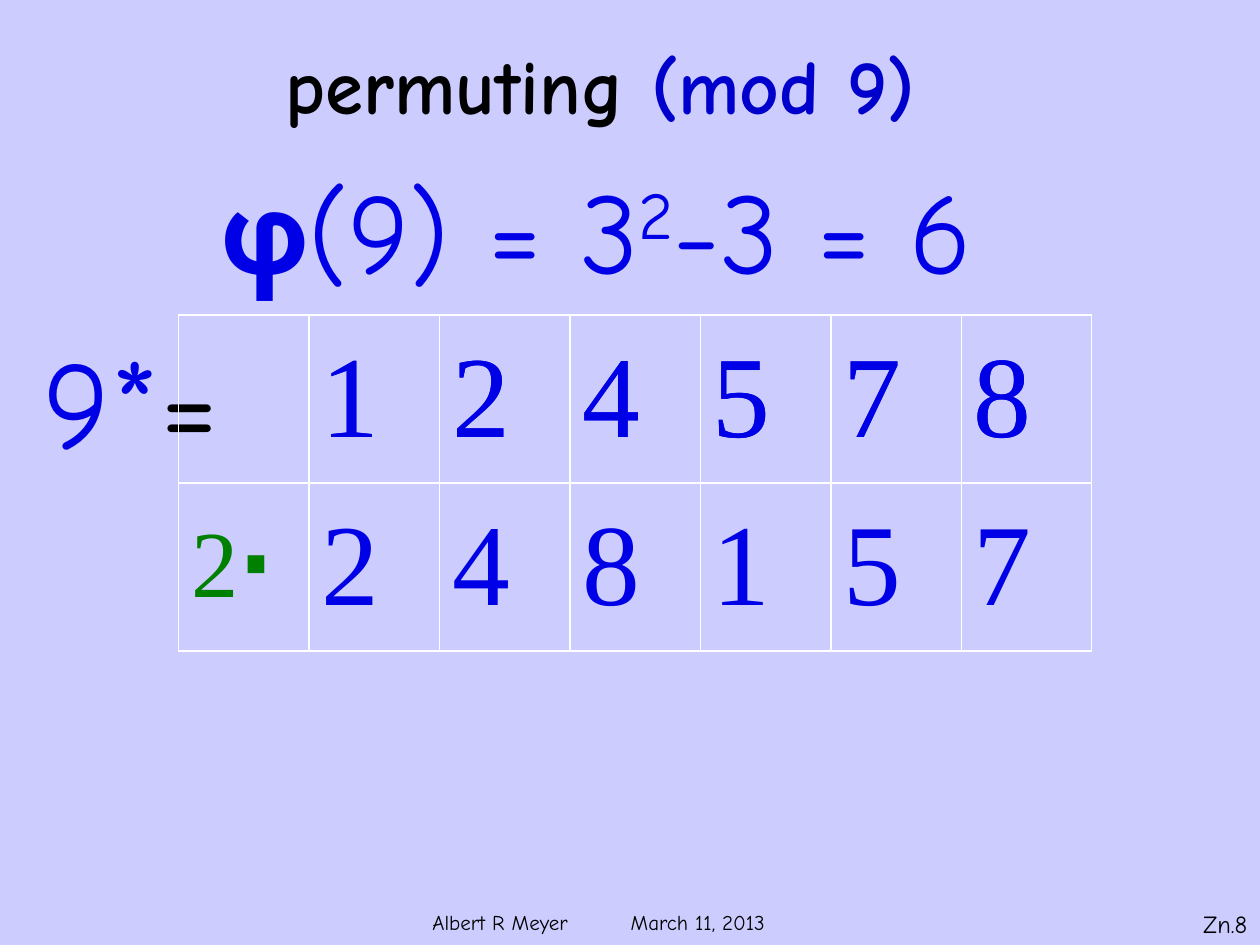
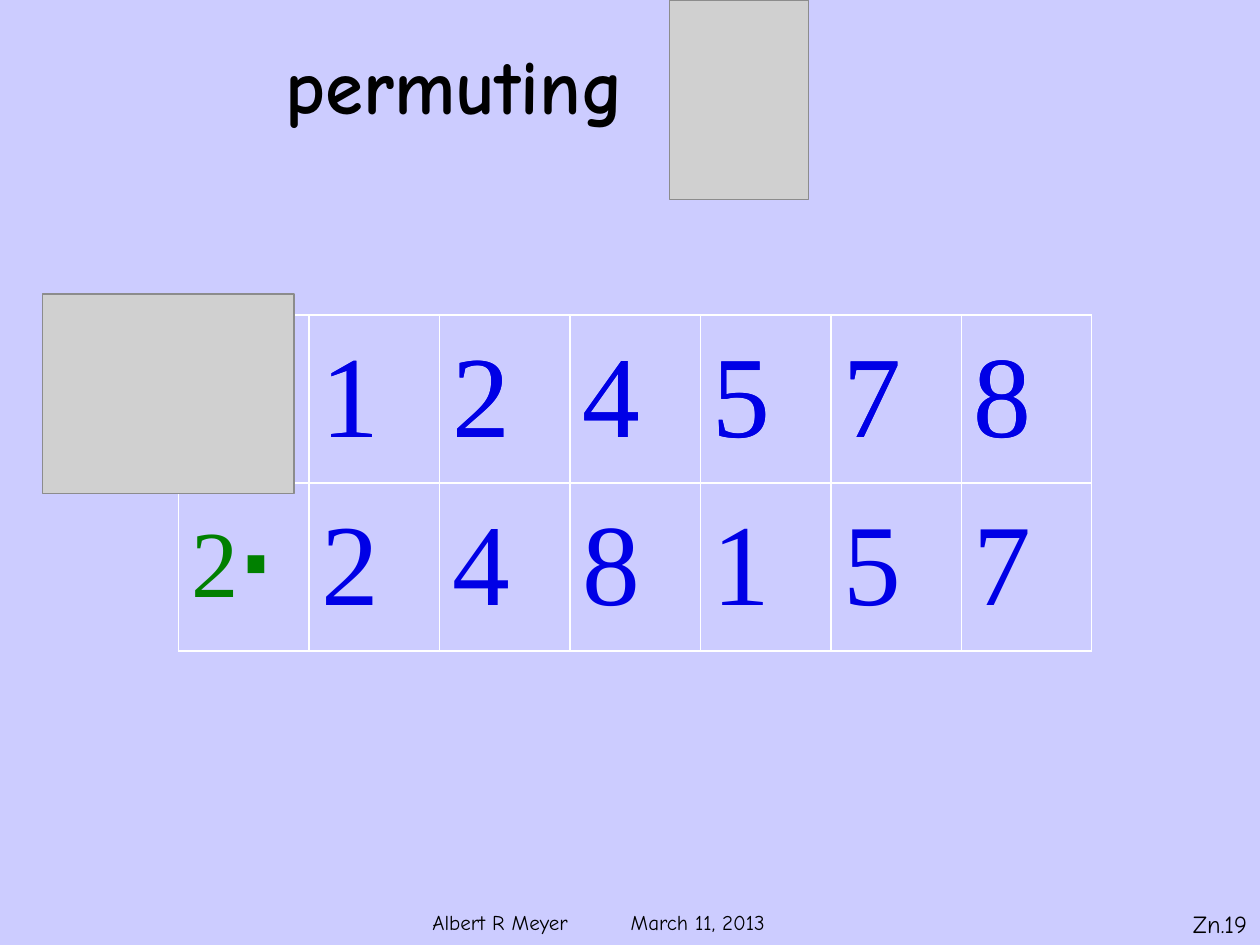
Before and after one commit to armeyer/mcs_web, a slide deck: slide 19 of spring13/slides13/Zmodn.pptx (slide 8 before the commit). Drawn at 1260x945 pixels with LibreOffice and Linux fonts; fonts in the diff are those of the drawing; grey boxes stand for pictures; background and template pictures are left out. Boxes give left, top, right and bottom in pixels: in the first picture for what was removed or moved away, otherwise in the second. Text is boxed around its words. In the diff, an @@ line names an element or a change of style, - is before the commit and + after.

```diff
--- a/spring13/slides13/Zmodn.pptx
+++ b/spring13/slides13/Zmodn.pptx
@@ picture added at <box>670,0,809,199</box> @@
@@ text at <box>285,62,623,128</box>: text changed @@
-permuting (mod 9)
+permuting
@@ text removed at <box>222,183,972,301</box> @@
-φ(9) = 32-3 = 6
@@ picture added at <box>43,294,295,493</box> @@
@@ text removed at <box>44,341,219,489</box> @@
-9*=
@@ page number at <box>1193,916,1247,933</box>: text changed @@
-Zn.8
+Zn.19
```
Also in this commit, not shown: 6 other slides changed, 19 slides added, 7 slides removed.
